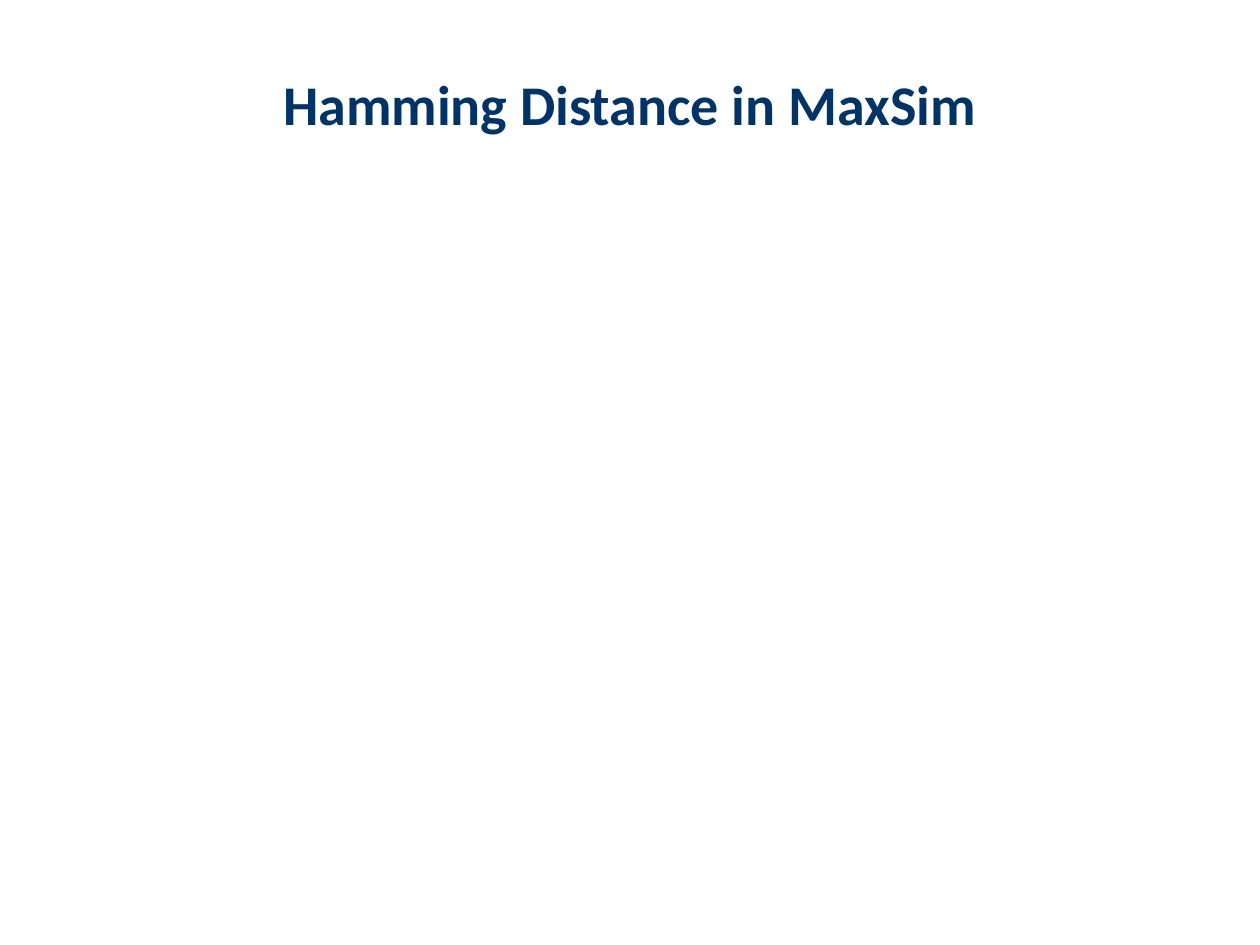
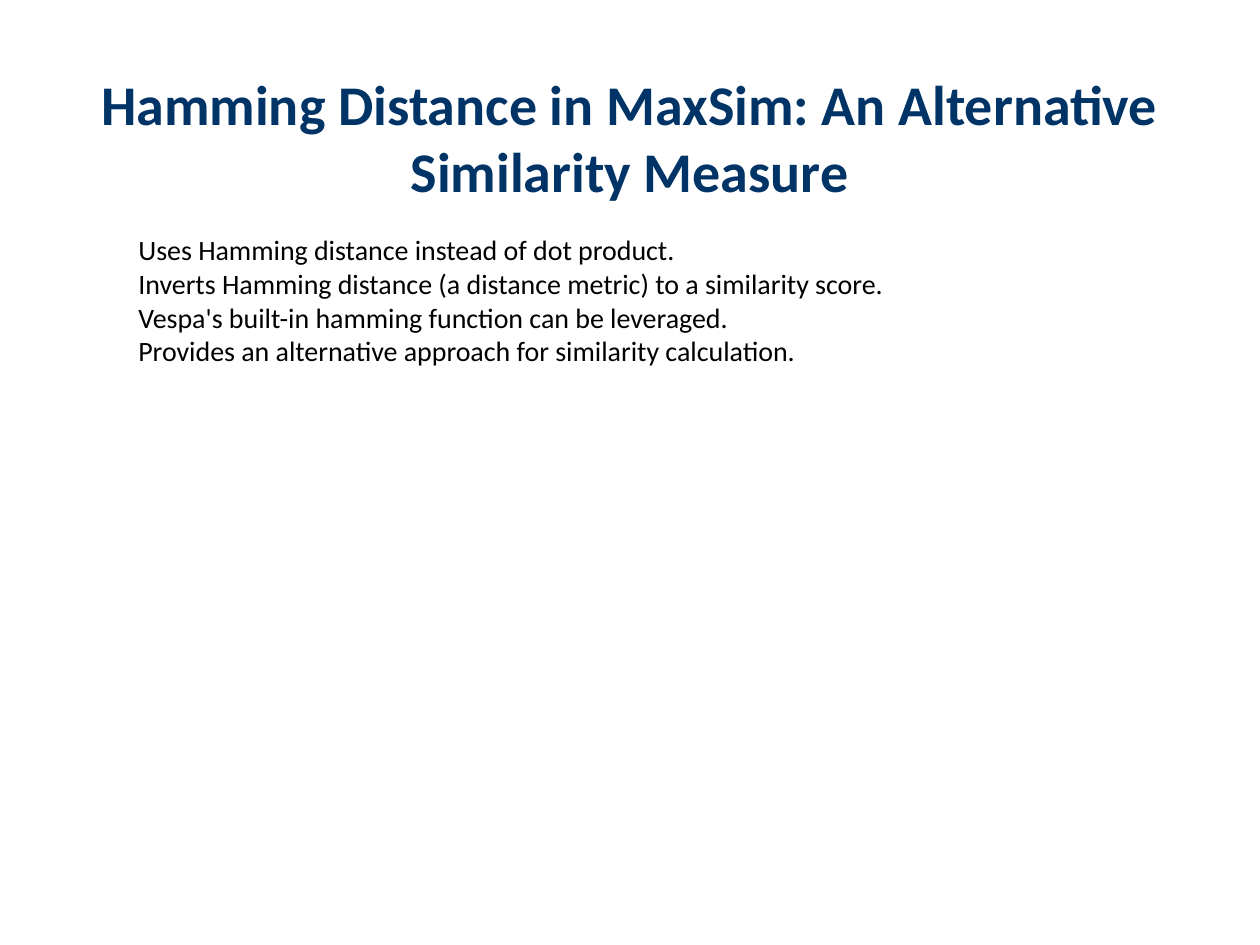
Before and after one commit to haadirakhangi/Edunexus, a slide deck: slide 20 of server-side/server/teacher/downloaded-presentations/Large Language Models/Colbert.pptx (slide 25 before the commit). Drawn at 1260x945 pixels with LibreOffice and Linux fonts; fonts in the diff are those of the drawing. Boxes give left, top, right and bottom in pixels: in the first picture for what was removed or moved away, otherwise in the second. Text is boxed around its words. In the diff, an @@ line names an element or a change of style, - is before the commit and + after.

```diff
--- a/server-side/server/teacher/downloaded-presentations/Large Language Models/Colbert.pptx
+++ b/server-side/server/teacher/downloaded-presentations/Large Language Models/Colbert.pptx
@@ text at (x1=101, y1=85, x2=1158, y2=201): text changed @@
-Hamming Distance in MaxSim
+Hamming Distance in MaxSim: An Alternative Similarity Measure
@@ text added at (x1=138, y1=240, x2=883, y2=366), 16 pt, text #000000 @@
+  Uses Hamming distance instead of dot product.
+  Inverts Hamming distance (a distance metric) to a similarity score.
+  Vespa's built-in hamming function can be leveraged.
+  Provides an alternative approach for similarity calculation.
```
Also in this commit, not shown: 16 other slides changed, 6 slides added, 20 slides removed, 1 other file.
